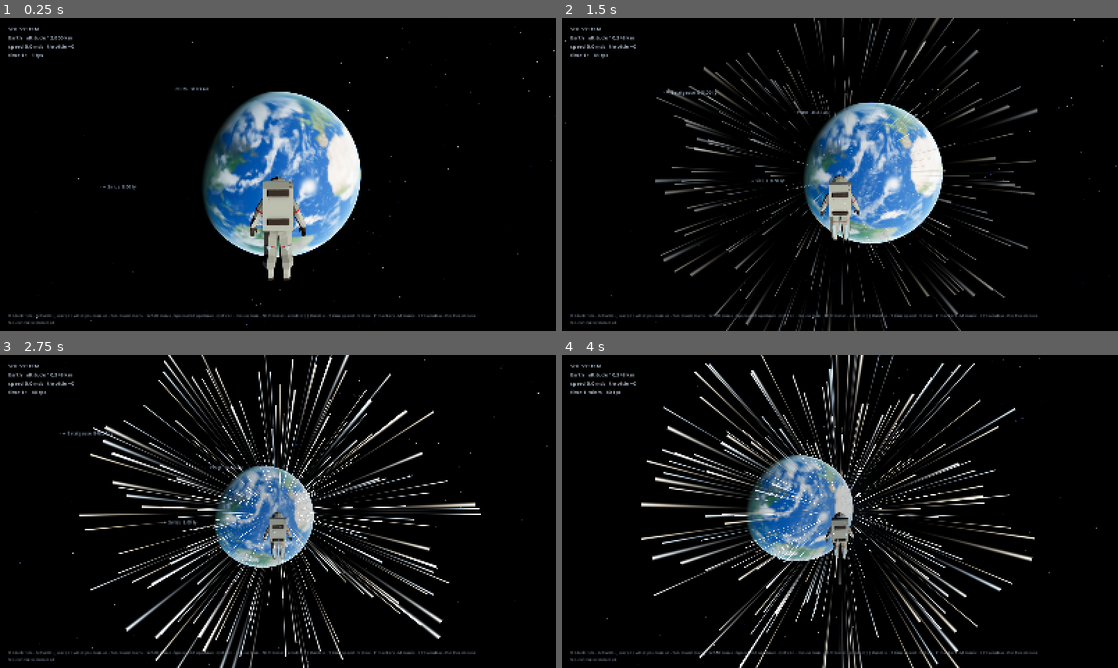
Above: before the commit, frames 1-4 (two rows, left to right).
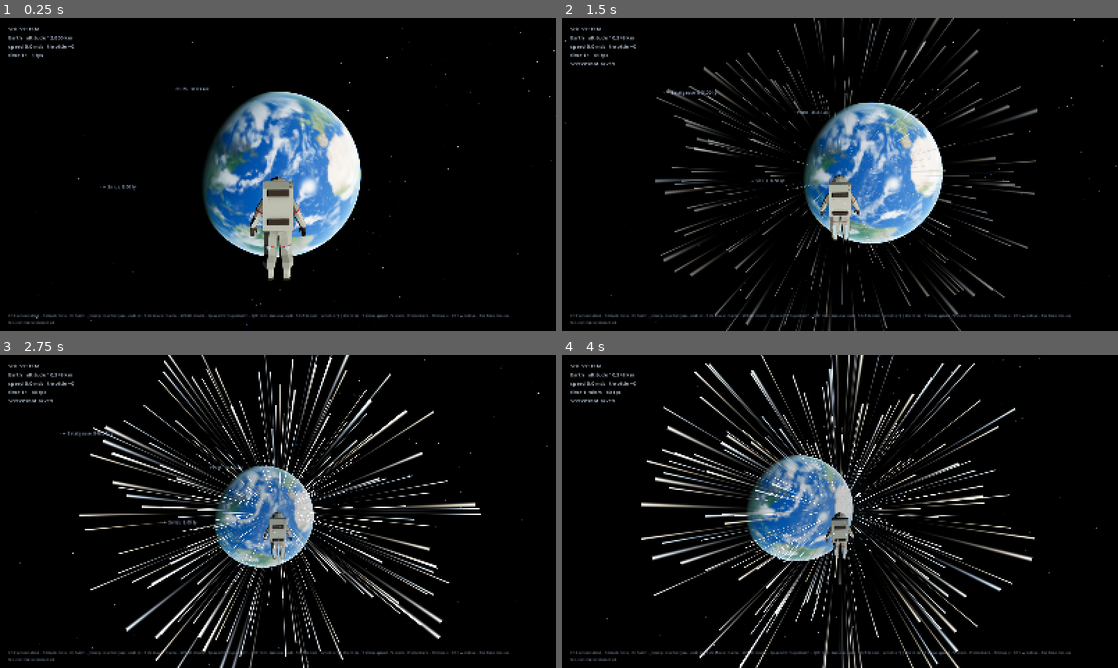
Above: after the commit, the same moments.

Repository: mert-atalay/uzay
Game: Godot game, scene res://scenes/main.tscn
Two runs of this game, one before a commit and one after it. Both use one fixed random seed, a clock stepped at 60 frames per second and the inputs below.
Inputs (mouse positions are in pixels of both pictures, inside the frame that each line leads up to):
- Up to frame 1 (0.25 s): no input
- Up to frame 2 (1.5 s): tap Enter at 0.5 s; move the mouse to (867, 174) at 0.52 s; hold Shift (boost) 0.53-1.28 s; hold W (move_forward) from 0.53 s (still down); click (867, 174) at 0.67 s; tap B (jump_black_hole) at 0.77 s; tap P at 0.8, 1.35 s; move the mouse to (812, 174) at 1.27 s; click (812, 174) at 1.42 s
- Up to frame 3 (2.75 s): keep holding W (move_forward); tap B (jump_black_hole) at 1.52 s; tap Shift (boost) at 1.55 s; move the mouse to (289, 505) at 2.02 s; hold Shift (boost) from 2.03 s (still down); click (289, 505) at 2.17 s; tap P at 2.3 s
- Up to frame 4 (4 s): keep holding W (move_forward); move the mouse to (834, 517) at 2.77 s; release Shift (boost) at 2.78 s; tap T (time_scale) at 2.85 s; click (834, 517) at 2.92 s; tap B (jump_black_hole) at 3.02, 3.77 s; tap Shift (boost) at 3.05 s; move the mouse to (878, 514) at 3.52 s; hold H (toggle_markers) from 3.53 s (still down); click (878, 514) at 3.67 s; tap P at 3.8 s

The runs differ from the first frame. In frame 1, 0.4% of the frame differs, in the area x 1-92%, y 94-96%; in frame 2, 0.5%, in the area x 1-92%, y 14-96%; in frame 3, 0.4%; in frame 4, 0.4%.

Commit message:
Rocks, clouds from the ground, exposure fix and a screenshot button
- Rocks and boulders scattered around you on solid ground (hashed per cell, 64-bit placed).
- Earth's clouds overhead from the ground and as a deck from above.
- Stars fade in daylight inside air; the air no longer clips to black above the horizon.
- Auto-exposure limits were the wrong way round and tripled brightness in dark scenes.
- F12 / L3 saves a screenshot plus GPU and state notes next to the game.

Co-Authored-By: Claude Fable 5.2 <noreply@anthropic.com>
Claude-Session: https://claude.ai/code/session_01B3mgGfndzZH63tY3QMdoJR

Diff:
--- a/shaders/atmosphere.gdshader
+++ b/shaders/atmosphere.gdshader
@@ -26,6 +26,10 @@
 	mat4 inv = inverse(MODEL_MATRIX);
 	cam_obj = (inv * vec4(CAMERA_POSITION_WORLD, 1.0)).xyz;
 	sun_obj = normalize(mat3(inv) * sun_dir_world);
+	// Standing on the ground the far plane is only ~100 km away, but the top of the air towards
+	// the horizon is over 1000 km off: pin the shell to the far plane so it is never clipped.
+	POSITION = PROJECTION_MATRIX * (MODELVIEW_MATRIX * vec4(VERTEX, 1.0));
+	POSITION.z = POSITION.w * 1.0e-6;
 }
 
 vec2 ray_sphere(vec3 o, vec3 d, float r) {
--- /dev/null
+++ b/shaders/clouds_above.gdshader
@@ -0,0 +1,11 @@
+// The cloud layer seen from above it. See clouds.gdshaderinc.
+shader_type spatial;
+render_mode unshaded, cull_front, depth_draw_never, fog_disabled, depth_test_disabled;
+
+#include "clouds.gdshaderinc"
+
+void fragment() {
+	vec4 c = cloud_layer(normalize(dir_world));
+	ALBEDO = c.rgb;
+	ALPHA = c.a;
+}
--- /dev/null
+++ b/shaders/clouds_below.gdshader
@@ -0,0 +1,11 @@
+// The cloud layer seen from below it. See clouds.gdshaderinc.
+shader_type spatial;
+render_mode unshaded, cull_front, depth_draw_never, fog_disabled;
+
+#include "clouds.gdshaderinc"
+
+void fragment() {
+	vec4 c = cloud_layer(normalize(dir_world));
+	ALBEDO = c.rgb;
+	ALPHA = c.a;
+}
--- /dev/null
+++ b/shaders/rock.gdshader
@@ -0,0 +1,45 @@
+// Loose rocks and boulders on the ground (src/game/surface_rocks.gd). Lit like the terrain:
+// one star, hard light, the same haze. Each rock takes the colour of the ground it sits on.
+shader_type spatial;
+render_mode unshaded, fog_disabled;
+
+uniform sampler2D albedo_tex : source_color, filter_linear_mipmap, repeat_enable;
+uniform bool use_texture = false;
+uniform vec3 base_color : source_color = vec3(0.5);
+uniform vec3 rock_color : source_color = vec3(0.32, 0.29, 0.27);
+uniform vec3 sun_dir_world = vec3(1.0, 0.0, 0.0);
+uniform vec3 up_world = vec3(0.0, 1.0, 0.0);
+uniform vec3 sun_color : source_color = vec3(1.0);
+uniform float sun_energy = 1.0;
+uniform vec3 haze_color : source_color = vec3(0.0);
+uniform float haze_density = 0.0;
+
+varying vec3 normal_world;
+varying vec4 custom;
+varying float view_dist;
+varying float height;
+
+void vertex() {
+	custom = INSTANCE_CUSTOM;
+	height = VERTEX.y;
+	// Shrink into the ground at the edge of the range instead of popping.
+	float d = length(MODELVIEW_MATRIX[3].xyz);
+	VERTEX *= 1.0 - smoothstep(0.7 * custom.r, custom.r, d);
+	normal_world = normalize(mat3(MODEL_MATRIX) * NORMAL);
+	view_dist = d;
+}
+
+void fragment() {
+	vec3 n = normalize(normal_world);
+	vec3 l = normalize(sun_dir_world);
+	float day = smoothstep(-0.05, 0.12, dot(up_world, l));
+	float lit = max(dot(n, l), 0.0) * day;
+	vec3 ground = use_texture ? textureLod(albedo_tex, custom.ba, 0.0).rgb : base_color;
+	vec3 color = mix(ground, rock_color, 0.55) * (0.75 + 0.5 * custom.g);
+	// Darker where it meets the ground.
+	color *= mix(0.55, 1.0, smoothstep(-0.5, 0.3, height));
+	color *= lit;
+	float haze = 1.0 - exp(-view_dist * haze_density);
+	color = mix(color, haze_color * (0.15 + 0.85 * day), haze);
+	ALBEDO = color * sun_color * sun_energy;
+}
--- a/src/core/game_input.gd
+++ b/src/core/game_input.gd
@@ -51,6 +51,8 @@
 	_button("jump_home", JOY_BUTTON_DPAD_LEFT)
 	_axis("move_down", JOY_AXIS_TRIGGER_LEFT, 1.0)
 	_key("fullscreen", [KEY_F11])
+	_key("screenshot", [KEY_F12, KEY_P])
+	_button("screenshot", JOY_BUTTON_LEFT_STICK)
 
 
 func _ensure(action: String) -> void:
--- /dev/null
+++ b/src/game/cloud_layer.gd
@@ -0,0 +1,77 @@
+class_name CloudLayer
+extends MeshInstance3D
+## Clouds over a planet when you are inside its air: overhead while you are below the layer,
+## a deck beneath you once you climb through it. Drawn on a sphere around the camera; the
+## shader works out where each view ray meets the layer (shaders/clouds.gdshaderinc).
+##
+## Below the layer the ground must hide the clouds behind it, so that pass tests depth.
+## Above it the deck lies in front of the ground, so that pass draws over everything.
+
+const BELOW := preload("res://shaders/clouds_below.gdshader")
+const ABOVE := preload("res://shaders/clouds_above.gdshader")
+## Height of the cloud layer above the base radius, metres.
+const LAYER_ALTITUDE := 5000.0
+## Above this the painted clouds on the terrain and planet take over.
+const FADE_START := 30000.0
+const FADE_END := 80000.0
+
+var _below := ShaderMaterial.new()
+var _above := ShaderMaterial.new()
+
+
+func _ready() -> void:
+	visible = false
+	mesh = BodyVisuals.sphere()
+	cast_shadow = GeometryInstance3D.SHADOW_CASTING_SETTING_OFF
+	_below.shader = BELOW
+	_above.shader = ABOVE
+	for m: ShaderMaterial in [_below, _above]:
+		# After the sky (-100), before the air and everything else see-through.
+		m.render_priority = -50
+		m.set_shader_parameter("tile", TerrainPatch._tile())
+		m.set_shader_parameter("layer_alt", LAYER_ALTITUDE)
+	_below.set_shader_parameter("side", 1.0)
+	_above.set_shader_parameter("side", -1.0)
+
+
+static func has_clouds(b: Dictionary) -> bool:
+	return b["id"] == "earth"
+
+
+## How strongly the layer shows at this height: gone as you pass through it (you would be
+## inside fog there), and handed over to the painted clouds far above.
+static func amount_at(sea_altitude: float) -> float:
+	if sea_altitude < LAYER_ALTITUDE:
+		return 1.0 - smoothstep(LAYER_ALTITUDE * 0.8, LAYER_ALTITUDE, sea_altitude)
+	return smoothstep(LAYER_ALTITUDE, LAYER_ALTITUDE * 1.3, sea_altitude) \
+		* (1.0 - smoothstep(FADE_START, FADE_END, sea_altitude))
+
+
+func hide_layer() -> void:
+	visible = false
+
+
+## fixed_to_world: the body's planet-fixed axes expressed in render axes.
+func place(b: Dictionary, fixed_to_world: Basis, up_world: Vector3, sea_altitude: float, size: float,
+		light_dir: Vector3, light_color: Color, light_energy: float) -> void:
+	var amount := amount_at(sea_altitude)
+	if not has_clouds(b) or amount <= 0.001:
+		visible = false
+		return
+	visible = true
+	var m := _below if sea_altitude < LAYER_ALTITUDE else _above
+	material_override = m
+	global_transform = Transform3D(Basis.IDENTITY.scaled(Vector3.ONE * size), Vector3.ZERO)
+	m.set_shader_parameter("cloud_tex", BodyVisuals.texture("earth_clouds.jpg"))
+	m.set_shader_parameter("world_to_fixed", fixed_to_world.inverse())
+	m.set_shader_parameter("up_world", up_world)
+	m.set_shader_parameter("radius", float(b["radius_m"]))
+	m.set_shader_parameter("cam_alt", sea_altitude)
+	m.set_shader_parameter("amount", amount)
+	m.set_shader_parameter("cloud_shift", Universe.sim_time * 2.0e-6)
+	m.set_shader_parameter("sun_dir_world", light_dir)
+	m.set_shader_parameter("sun_color", light_color)
+	m.set_shader_parameter("sun_energy", light_energy)
+	var atmo: Variant = b["atmosphere"]
+	if atmo != null:
+		m.set_shader_parameter("haze_color", UniverseCatalog.color_of(atmo["horizonColor"]).lerp(Color.WHITE, 0.1) * 0.8)
--- a/src/game/player.gd
+++ b/src/game/player.gd
@@ -60,8 +60,8 @@
 	eye.auto_exposure_enabled = true
 	eye.auto_exposure_scale = 0.22
 	eye.auto_exposure_speed = 1.2
-	eye.auto_exposure_min_sensitivity = 35.0
-	eye.auto_exposure_max_sensitivity = 170.0
+	eye.auto_exposure_min_sensitivity = 110.0
+	eye.auto_exposure_max_sensitivity = 600.0
 	camera.attributes = eye
 	Input.mouse_mode = Input.MOUSE_MODE_CAPTURED
 
--- a/src/game/space_view.gd
+++ b/src/game/space_view.gd
@@ -52,12 +52,20 @@
 var _body_light: Dictionary = {} # id -> [direction to the star, energy]
 var _prev_time := 0.0
 
+var clouds: CloudLayer
+var rocks: SurfaceRocks
 var _tesseract_origin := DVec3.new()
 var _shake_time := 0.0
 
 
 func _ready() -> void:
 	_setup_sky()
+	clouds = CloudLayer.new()
+	clouds.name = "Clouds"
+	add_child(clouds)
+	rocks = SurfaceRocks.new()
+	rocks.name = "Rocks"
+	add_child(rocks)
 	plunge.phase_changed.connect(_on_plunge_phase)
 	_build_system(player.system_id)
 	_place_player_near(start_body, start_altitude_m)
@@ -65,6 +73,10 @@
 		if arg.begins_with("capture="):
 			var cap: Node = load("res://tools/capture_node.gd").new()
 			add_child(cap)
+
+
+func _set_sky_dim(dim: float) -> void:
+	(sky.material_override as ShaderMaterial).set_shader_parameter("brightness", SKY_BRIGHTNESS * (1.0 - 0.97 * dim))
 
 
 func _setup_sky() -> void:
@@ -354,6 +366,9 @@
 func _update_terrain() -> void:
 	if ground.is_empty():
 		terrain.hide_patch()
+		clouds.hide_layer()
+		rocks.hide_rocks()
+		_set_sky_dim(0.0)
 		return
 	var b: Dictionary = ground["body"]
 	var center: DVec3 = ground["center"]
@@ -366,6 +381,21 @@
 	terrain.place(b, ground["fixed_up"], func(v: DVec3) -> DVec3: return BodyFrame.to_world(v, tilt, angle),
 		rel.scaled(1.0 - radius / d).to_vector3(), ground["sea_altitude"] - ground["height"], ground["sea_altitude"],
 		light[0], star_color, light[1])
+	# Daylight in thick air drowns out the stars.
+	var atmo: Variant = b["atmosphere"]
+	var up := rel.scaled(-1.0 / d).to_vector3()
+	if atmo != null and atmo["density"] >= 0.1:
+		var air := clampf(float(atmo["density"]), 0.0, 1.0) * exp(-maxf(ground["sea_altitude"], 0.0) / 12000.0)
+		_set_sky_dim(air * smoothstep(-0.1, 0.1, up.dot(light[0])))
+	else:
+		_set_sky_dim(0.0)
+	rocks.place(b, terrain.field, ground["fixed_up"], radius + ground["sea_altitude"],
+		func(v: DVec3) -> DVec3: return BodyFrame.to_world(v, tilt, angle),
+		ground["sea_altitude"] - ground["height"], light[0], star_color, light[1])
+	var to_world := func(x: float, y: float, z: float) -> Vector3:
+		return BodyFrame.to_world(DVec3.new(x, y, z), tilt, angle).to_vector3()
+	clouds.place(b, Basis(to_world.call(1.0, 0.0, 0.0), to_world.call(0.0, 1.0, 0.0), to_world.call(0.0, 0.0, 1.0)),
+		rel.scaled(-1.0 / d).to_vector3(), ground["sea_altitude"], space.far * 0.9, light[0], star_color, light[1])
 
 
 ## A black hole pulls you in. Outside the horizon it is a drift you can fight; once you cross,
--- /dev/null
+++ b/src/game/surface_rocks.gd
@@ -0,0 +1,219 @@
+class_name SurfaceRocks
+extends MultiMeshInstance3D
+## Loose rocks and boulders around you on solid ground, so walking has something to measure
+## distance and speed against. Where each rock sits comes from a hash of its grid cell on the
+## planet's cube face, so the same rock is always in the same place when you come back.
+##
+## Positions are worked out in 64-bit planet-fixed metres and stored relative to an anchor
+## (where the player was at the last rebuild); each frame only the anchor moves.
+
+const SHADER := preload("res://shaders/rock.gdshader")
+const MAX_ROCKS := 700
+## Rocks only exist this close to the ground.
+const MAX_ALTITUDE := 500.0
+## Heights are costly on the CPU: spread a fresh area over a few frames.
+const NEW_PER_FRAME := 50
+## [cell size m, range in cells, chance per cell, smallest size m, largest size m]
+const TIERS := [
+	[5.0, 13, 0.55, 0.15, 0.9],
+	[40.0, 12, 0.3, 1.2, 4.0],
+]
+
+var _material := ShaderMaterial.new()
+var _cache: Dictionary = {} # Vector4i(i, j, tier, face) -> rock record, or null for an empty cell
+var _body_id := ""
+var _anchor := DVec3.new()
+var _east := DVec3.new(1.0, 0.0, 0.0)
+var _up := DVec3.new(0.0, 1.0, 0.0)
+var _north := DVec3.new(0.0, 0.0, 1.0)
+var _last_cell := Vector3i(1 << 30, 0, 0)
+var _pending := false
+var _haze := 0.0
+
+
+func _ready() -> void:
+	visible = false
+	cast_shadow = GeometryInstance3D.SHADOW_CASTING_SETTING_OFF
+	custom_aabb = AABB(Vector3.ONE * -1.0e4, Vector3.ONE * 2.0e4)
+	_material.shader = SHADER
+	material_override = _material
+	multimesh = MultiMesh.new()
+	multimesh.transform_format = MultiMesh.TRANSFORM_3D
+	multimesh.use_custom_data = true
+	multimesh.mesh = build_rock_mesh()
+	multimesh.instance_count = MAX_ROCKS
+	multimesh.visible_instance_count = 0
+
+
+## A faceted boulder: a sphere cut by random planes, with flat shading.
+static func build_rock_mesh() -> ArrayMesh:
+	var rng := RandomNumberGenerator.new()
+	rng.seed = 7
+	var planes: Array[Plane] = []
+	for i in 14:
+		var n := Vector3(rng.randf_range(-1.0, 1.0), rng.randf_range(-1.0, 1.0), rng.randf_range(-1.0, 1.0)).normalized()
+		planes.append(Plane(n, rng.randf_range(0.55, 0.9)))
+	var sphere := SphereMesh.new()
+	sphere.radius = 1.0
+	sphere.height = 2.0
+	sphere.radial_segments = 14
+	sphere.rings = 7
+	var arrays := sphere.get_mesh_arrays()
+	var verts: PackedVector3Array = arrays[Mesh.ARRAY_VERTEX]
+	var indices: PackedInt32Array = arrays[Mesh.ARRAY_INDEX]
+	var st := SurfaceTool.new()
+	st.begin(Mesh.PRIMITIVE_TRIANGLES)
+	st.set_smooth_group(-1) # flat faces
+	for idx in indices:
+		var dir := verts[idx].normalized()
+		var r := 1.0
+		for p in planes:
+			var along := dir.dot(p.normal)
+			if along > 1.0e-4:
+				r = minf(r, p.d / along)
+		st.add_vertex(dir * r)
+	st.generate_normals()
+	return st.commit()
+
+
+func hide_rocks() -> void:
+	visible = false
+
+
+static func _hash(i: int, j: int, k: int) -> int:
+	var h := (i * 73856093) ^ (j * 19349663) ^ (k * 83492791)
+	h = (h ^ (h >> 13)) * 1274126177
+	return (h ^ (h >> 16)) & 0x7fffffff
+
+
+## Uniform 0..1 numbers for a cell, different for each `n`.
+static func _rand(seed_value: int, n: int) -> float:
+	return float(_hash(seed_value, n, 0x9e37) % 100003) / 100003.0
+
+
+func _configure(b: Dictionary) -> void:
+	_body_id = b["id"]
+	_cache.clear()
+	_last_cell = Vector3i(1 << 30, 0, 0)
+	var tex := BodyVisuals.texture(b["id"] + ".jpg")
+	_material.set_shader_parameter("use_texture", tex != null)
+	if tex != null:
+		_material.set_shader_parameter("albedo_tex", tex)
+	var base := UniverseCatalog.color_of(b["palette"][0], Color.GRAY)
+	_material.set_shader_parameter("base_color", base)
+	_material.set_shader_parameter("rock_color", base.lerp(Color(0.3, 0.28, 0.26), 0.6))
+	var atmo: Variant = b["atmosphere"]
+	if atmo != null and atmo["density"] >= 0.1:
+		_material.set_shader_parameter("haze_color", UniverseCatalog.color_of(atmo["horizonColor"]).lerp(Color.WHITE, 0.1) * 0.8)
+		_haze = clampf(atmo["density"], 0.1, 3.0) / 90000.0
+	else:
+		_haze = 0.0
+	_material.set_shader_parameter("haze_density", _haze)
+
+
+## The rock in one cell (or null if the cell is empty), computed once and remembered.
+## Returns false if this frame's budget ran out before it could be computed.
+func _rock(key: Vector4i, field: TerrainField, f: Array[int], sign_major: float, budget: Array[int]) -> bool:
+	if _cache.has(key):
+		return true
+	var tier: Array = TIERS[key.z]
+	var seed_value := _hash(key.x, key.y, key.z * 8 + key.w)
+	if _rand(seed_value, 0) > tier[2]:
+		_cache[key] = null
+		return true
+	if budget[0] <= 0:
+		return false
+	budget[0] -= 1
+	var cell: float = tier[0]
+	var u := (key.x + _rand(seed_value, 1)) * cell
+	var v := (key.y + _rand(seed_value, 2)) * cell
+	var c := [0.0, 0.0, 0.0]
+	c[f[0]] = u * sign_major
+	c[f[1]] = v * sign_major
+	c[f[2]] = field.radius * sign_major
+	var dir := DVec3.new(c[0], c[1], c[2]).normalized()
+	if field.land(dir) < 0.9:
+		_cache[key] = null # under water
+		return true
+	var t := _rand(seed_value, 3)
+	var size: float = lerpf(tier[3], tier[4], t * t)
+	var squash := Vector3(lerpf(0.7, 1.3, _rand(seed_value, 4)), lerpf(0.6, 1.0, _rand(seed_value, 5)), lerpf(0.7, 1.3, _rand(seed_value, 6)))
+	var pos := dir.scaled(field.radius + field.height(dir) - size * squash.y * 0.25)
+	var spin := Basis.from_euler(Vector3(_rand(seed_value, 7) * 0.5 - 0.25, _rand(seed_value, 8) * TAU, _rand(seed_value, 9) * 0.5 - 0.25))
+	var uv := Vector2(fposmod(atan2(dir.x, dir.z) / TAU, 1.0), acos(clampf(dir.y, -1.0, 1.0)) / PI)
+	_cache[key] = [pos, spin.scaled_local(squash * size), Color(cell * tier[1], _rand(seed_value, 10), uv.x, uv.y)]
+	return true
+
+
+## fixed_up: planet-fixed unit direction to the player;  r: the player's distance from the centre
+## to_world: planet-fixed DVec3 → system axes;  altitude: height above the ground
+func place(b: Dictionary, field: TerrainField, fixed_up: DVec3, r: float, to_world: Callable, altitude: float,
+		light_dir: Vector3, light_color: Color, light_energy: float) -> void:
+	if field == null or altitude > MAX_ALTITUDE:
+		visible = false
+		return
+	if _body_id != b["id"]:
+		_configure(b)
+	visible = true
+	var f := TerrainField.face_axes(fixed_up)
+	var major := TerrainField.component(fixed_up, f[2])
+	var sign_major := 1.0 if major >= 0.0 else -1.0
+	var u := TerrainField.component(fixed_up, f[0]) / major * field.radius
+	var v := TerrainField.component(fixed_up, f[1]) / major * field.radius
+	var face := f[2] * 2 + (1 if major < 0.0 else 0)
+	var small: float = TIERS[0][0]
+	var cell := Vector3i(floori(u / small), floori(v / small), face)
+	if cell != _last_cell or _pending:
+		_last_cell = cell
+		_rebuild(field, f, sign_major, u, v, face, fixed_up, r)
+	# Only the anchor moves between rebuilds.
+	var here := fixed_up.scaled(r)
+	var x: Vector3 = (to_world.call(_east) as DVec3).to_vector3()
+	var y: Vector3 = (to_world.call(_up) as DVec3).to_vector3()
+	var z: Vector3 = (to_world.call(_north) as DVec3).to_vector3()
+	global_transform = Transform3D(Basis(x, y, z), (to_world.call(_anchor.sub(here)) as DVec3).to_vector3())
+	_material.set_shader_parameter("sun_dir_world", light_dir)
+	_material.set_shader_parameter("up_world", y)
+	_material.set_shader_parameter("sun_color", light_color)
+	_material.set_shader_parameter("sun_energy", light_energy)
+
+
+func _rebuild(field: TerrainField, f: Array[int], sign_major: float, u: float, v: float, face: int,
+		fixed_up: DVec3, r: float) -> void:
+	if _cache.size() > 20000:
+		_cache.clear()
+	_anchor = fixed_up.scaled(r)
+	_up = fixed_up
+	_east = DVec3.new(fixed_up.z, 0.0, -fixed_up.x)
+	if _east.length() < 1.0e-6:
+		_east = DVec3.new(1.0, 0.0, 0.0)
+	_east = _east.normalized()
+	_north = DVec3.new(
+		_east.y * _up.z - _east.z * _up.y,
+		_east.z * _up.x - _east.x * _up.z,
+		_east.x * _up.y - _east.y * _up.x)
+	var budget: Array[int] = [NEW_PER_FRAME]
+	_pending = false
+	var count := 0
+	for tier_index in TIERS.size():
+		var tier: Array = TIERS[tier_index]
+		var ci := floori(u / tier[0])
+		var cj := floori(v / tier[0])
+		var reach: int = tier[1]
+		for dj in range(-reach, reach + 1):
+			for di in range(-reach, reach + 1):
+				if di * di + dj * dj > reach * reach or count >= MAX_ROCKS:
+					continue
+				var key := Vector4i(ci + di, cj + dj, tier_index, face)
+				if not _rock(key, field, f, sign_major, budget):
+					_pending = true
+					continue
+				var rock: Variant = _cache[key]
+				if rock == null:
+					continue
+				var rel: DVec3 = (rock[0] as DVec3).sub(_anchor)
+				var local := Vector3(rel.dot(_east), rel.dot(_up), rel.dot(_north))
+				multimesh.set_instance_transform(count, Transform3D(rock[1], local))
+				multimesh.set_instance_custom_data(count, rock[2])
+				count += 1
+	multimesh.visible_instance_count = count
--- a/src/game/terrain_patch.gd
+++ b/src/game/terrain_patch.gd
@@ -136,7 +136,7 @@
 	m.set_shader_parameter("sun_color", light_color)
 	m.set_shader_parameter("sun_energy", light_energy)
 	m.set_shader_parameter("cloud_shift", Universe.sim_time * 2.0e-6)
-	m.set_shader_parameter("cloud_amount", smoothstep(8000.0, 60000.0, sea_altitude))
+	m.set_shader_parameter("cloud_amount", smoothstep(CloudLayer.FADE_START, CloudLayer.FADE_END, sea_altitude))
 	var x: Vector3 = (to_world.call(east) as DVec3).to_vector3()
 	var y: Vector3 = (to_world.call(fixed_up) as DVec3).to_vector3()
 	var z: Vector3 = (to_world.call(north) as DVec3).to_vector3()
--- a/src/ui/hud.gd
+++ b/src/ui/hud.gd
@@ -38,8 +38,8 @@
 	(space_view.get_node("Plunge") as Plunge).phase_changed.connect(_on_plunge_phase)
 
 
-const HELP_KEYS := "B black hole · N Earth · J warp to what you look at · Tab travel menu · WASD move · Space/Ctrl up/down · Q/E roll · mouse look · Shift boost · scroll or [ ] throttle · T time speed · V view · H markers · M music · F11 window · Esc free mouse"
-const HELP_PAD := "D-pad right black hole · D-pad left Earth · X warp to what you look at · Start travel menu · left stick move · A up / jump · B or LT down · right stick look · LB/RB roll · RT boost · D-pad up/down throttle · R3 view · Y markers · Back time speed"
+const HELP_KEYS := "F12 screenshot · B black hole · N Earth · J warp to what you look at · Tab travel menu · WASD move · Space/Ctrl up/down · Q/E roll · mouse look · Shift boost · scroll or [ ] throttle · T time speed · V view · H markers · M music · F11 window · Esc free mouse"
+const HELP_PAD := "L3 screenshot · D-pad right black hole · D-pad left Earth · X warp to what you look at · Start travel menu · left stick move · A up / jump · B or LT down · right stick look · LB/RB roll · RT boost · D-pad up/down throttle · R3 view · Y markers · Back time speed"
 
 
 func _input(event: InputEvent) -> void:
@@ -48,12 +48,39 @@
 		_set_pad(true)
 	elif event is InputEventKey:
 		_set_pad(false)
+	if event.is_action_pressed("screenshot"):
+		_save_screenshot()
 	if event.is_action_pressed("fullscreen"):
 		var full := DisplayServer.window_get_mode() == DisplayServer.WINDOW_MODE_FULLSCREEN
 		DisplayServer.window_set_mode(DisplayServer.WINDOW_MODE_WINDOWED if full else DisplayServer.WINDOW_MODE_FULLSCREEN)
 
 
 var _using_pad := false
+var _shot_note_until := 0.0
+
+
+## Saves what is on screen to a "screenshots" folder next to the game (handy for showing a
+## problem exactly as it looked).
+func _save_screenshot() -> void:
+	await RenderingServer.frame_post_draw
+	var img := get_viewport().get_texture().get_image()
+	var dir := OS.get_executable_path().get_base_dir().path_join("screenshots")
+	if OS.has_feature("editor") or DirAccess.make_dir_recursive_absolute(dir) != OK:
+		dir = OS.get_user_data_dir()
+	var p := space_view.player
+	var name := "uzay-%s-%s.png" % [Time.get_datetime_string_from_system().replace(":", "").replace("T", "-"), p.nearest_body_id]
+	var notes := FileAccess.open(dir.path_join(name.get_basename() + ".txt"), FileAccess.WRITE)
+	if notes != null:
+		notes.store_string("gpu=%s\nfps=%d\nwindow=%s\nbody=%s altitude=%.1f speed=%.1f mode=%d\nphase=%d heat=%.2f warp=%.2f\n" % [
+			RenderingServer.get_video_adapter_name(), Engine.get_frames_per_second(), DisplayServer.window_get_size(),
+			p.nearest_body_id, p.nearest_altitude, p.velocity.length(), p.mode,
+			space_view.plunge.phase, space_view.entry_heat, space_view.warp_amount])
+	if img.save_png(dir.path_join(name)) == OK:
+		_shot_note_until = Time.get_ticks_msec() / 1000.0 + 2.0
+		info_note = "Screenshot saved"
+
+
+var info_note := ""
 
 
 ## Show the hints for whatever the player is holding, and name the controller so it is plain
@@ -155,6 +182,8 @@
 		Fmt.speed(p.velocity.length()), p.throttle,
 		Fmt.time_scale(Universe.time_scale), Engine.get_frames_per_second(),
 	]
+	if Time.get_ticks_msec() / 1000.0 < _shot_note_until:
+		info.text += "\n" + info_note
 	if marker_layer.visible:
 		_update_markers()
 
--- /dev/null
+++ b/tests/test_ground_detail.gd
@@ -0,0 +1,20 @@
+extends TestCase
+## Clouds and rocks: the bits of their maths that do not need a scene.
+
+
+func test_cloud_layer_fades_out_as_you_pass_through_it() -> void:
+	check_near(CloudLayer.amount_at(0.0), 1.0, 1.0e-6, "full strength on the ground")
+	check_near(CloudLayer.amount_at(CloudLayer.LAYER_ALTITUDE), 0.0, 1.0e-6, "gone inside the layer")
+	check_near(CloudLayer.amount_at(CloudLayer.LAYER_ALTITUDE * 2.0), 1.0, 1.0e-6, "back as a deck below you")
+	check_near(CloudLayer.amount_at(CloudLayer.FADE_END + 1.0), 0.0, 1.0e-6, "handed over to the painted clouds")
+
+
+func test_rock_placement_is_repeatable_and_spread_out() -> void:
+	var total := 0.0
+	for i in 2000:
+		var seed_value := SurfaceRocks._hash(i, -i * 3, 1)
+		var r := SurfaceRocks._rand(seed_value, 1)
+		check(r >= 0.0 and r < 1.0, "random numbers stay in 0..1")
+		total += r
+	check_near(total / 2000.0, 0.5, 0.05, "and average out to a half")
+	check(SurfaceRocks._hash(12, -7, 3) == SurfaceRocks._hash(12, -7, 3), "same cell, same rock")
Not shown, added: shaders/clouds.gdshaderinc
Not shown, added: shaders/clouds.gdshaderinc.uid
Not shown, added: shaders/clouds_above.gdshader.uid
Not shown, added: shaders/clouds_below.gdshader.uid
Not shown, added: shaders/rock.gdshader.uid
Not shown, added: src/game/cloud_layer.gd.uid
Not shown, added: src/game/surface_rocks.gd.uid
Not shown, added: tests/test_ground_detail.gd.uid
